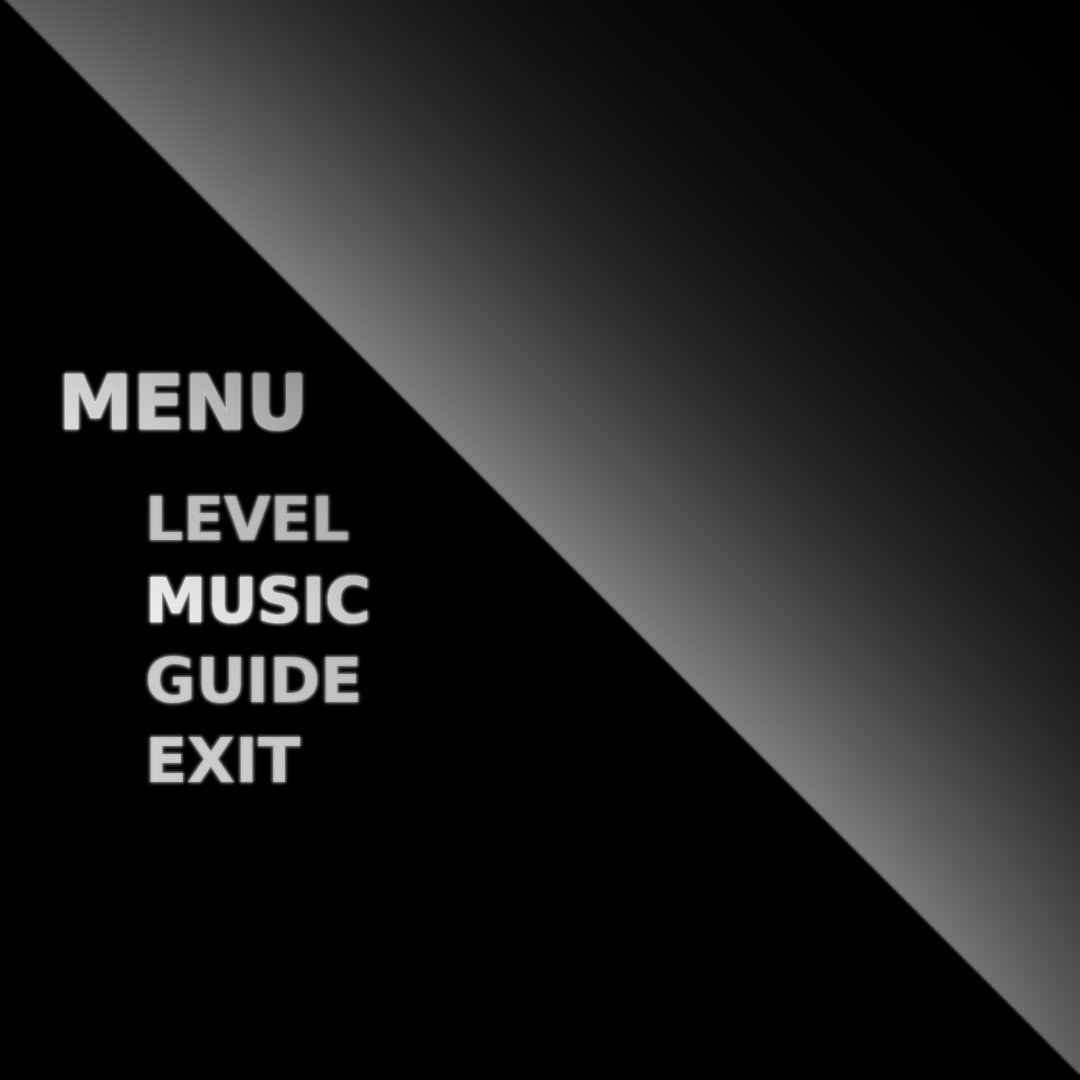
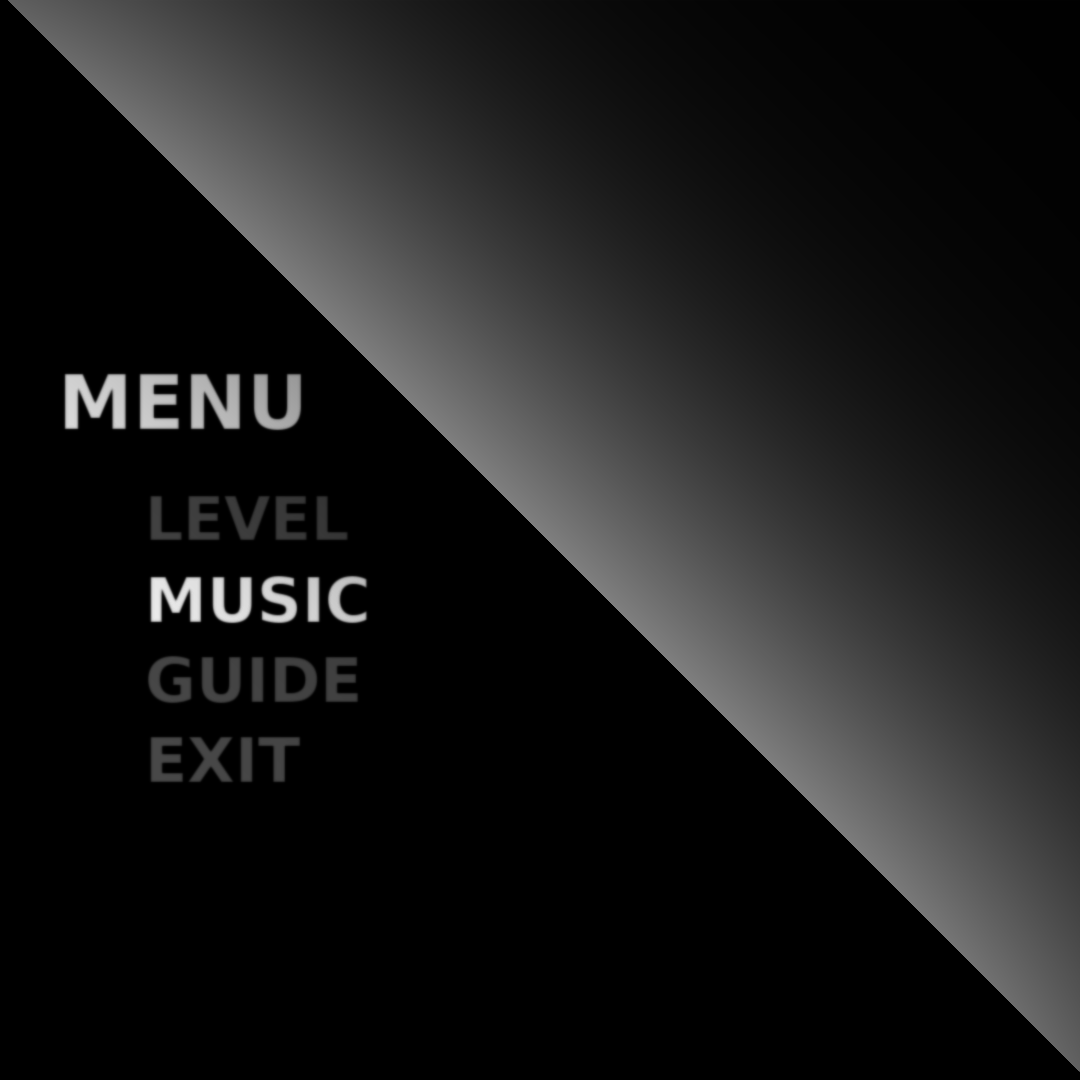
Revision of a layered 1080 x 1080 image; what changed, layer by layer:
moved "貼上的圖層 #3" above "貼上的圖層 #2" over box(6, 0, 1080, 1076)
"貼上的圖層 #2": blend normal → erase, painted on it over box(3, 0, 1080, 1076)
showed "圖層", moved it into group "圖層群組 複本", painted on it over box(3, 0, 1080, 1076)
